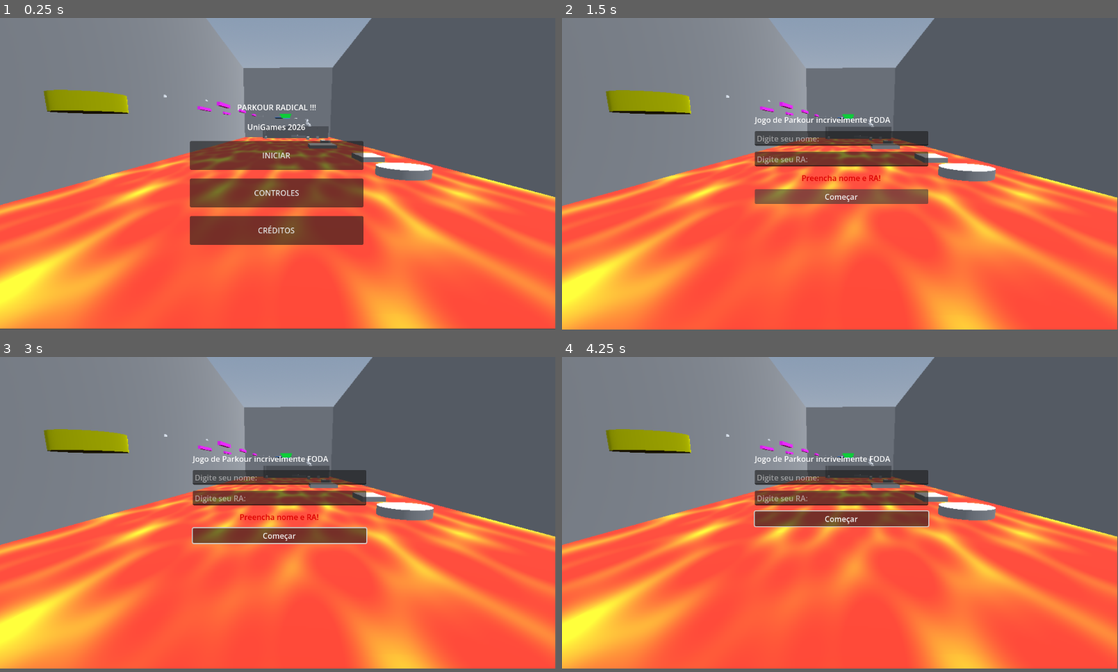
Above: before the commit, frames 1-4 (two rows, left to right).
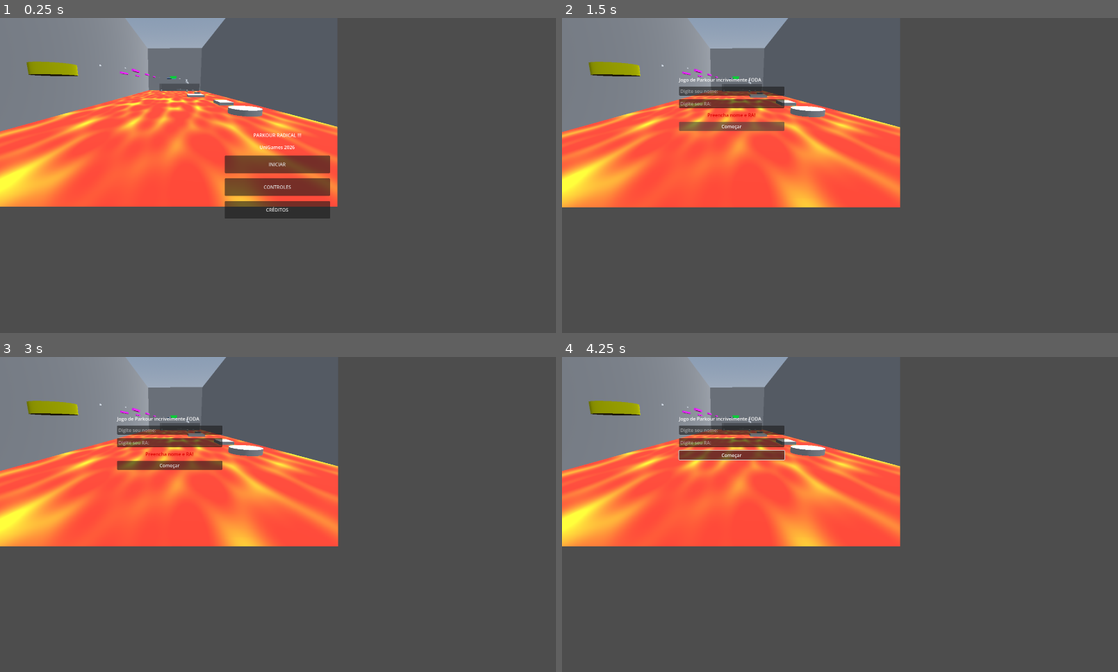
Above: after the commit, the same moments.

Repository: Hugouououo/UniGames
Game: Godot game, scene res://UniGames/MenuPrincipal.tscn
Same seed, same stepped clock (60 frames per second), same inputs: the game is played once before the commit and once after it.
Inputs (mouse positions are in pixels of both pictures, inside the frame that each line leads up to):
- Up to frame 1 (0.25 s): no input
- Up to frame 2 (1.5 s): click "INICIAR" at 0.5 s; click "Começar" at 1.25 s
- Up to frame 3 (3 s): click "Começar" at 2 s; tap Enter (ui_accept) at 2.75 s; move the mouse to (400, 498) at 2.77 s; hold Right (ui_right) from 2.78 s (still down); tap Shift (dash) at 2.85 s; click (400, 498) at 2.92 s
- Up to frame 4 (4.25 s): tap Enter (ui_accept) at 3.02, 3.77 s; move the mouse to (728, 527) at 3.52 s; release Right (ui_right) at 3.53 s; hold Down (ui_down) from 3.53 s (still down); tap C (toggle_camera) at 3.6 s
The window is 799x449 before the commit and 800x454 after it. Grey fills any space a smaller window leaves; there, only what the larger window draws over its background counts as a difference.

The runs differ from the first frame. In frame 1, 67% of the frame differs, in the area x 0-100%, y 0-99%; in frame 2, 68%; in frame 3, 68%; in frame 4, 69%.

Commit message:
visualização do projeto
1900x1080

Diff:
--- a/project.godot
+++ b/project.godot
@@ -19,6 +19,14 @@
 
 Global="*uid://c24a3fmeilnc5"
 Ranking="*uid://dx1hbvtnyak86"
+
+[display]
+
+window/size/viewport_width=1900
+window/size/viewport_height=1080
+window/size/mode=3
+window/size/resizable=false
+window/stretch/aspect="ignore"
 
 [input]
 
